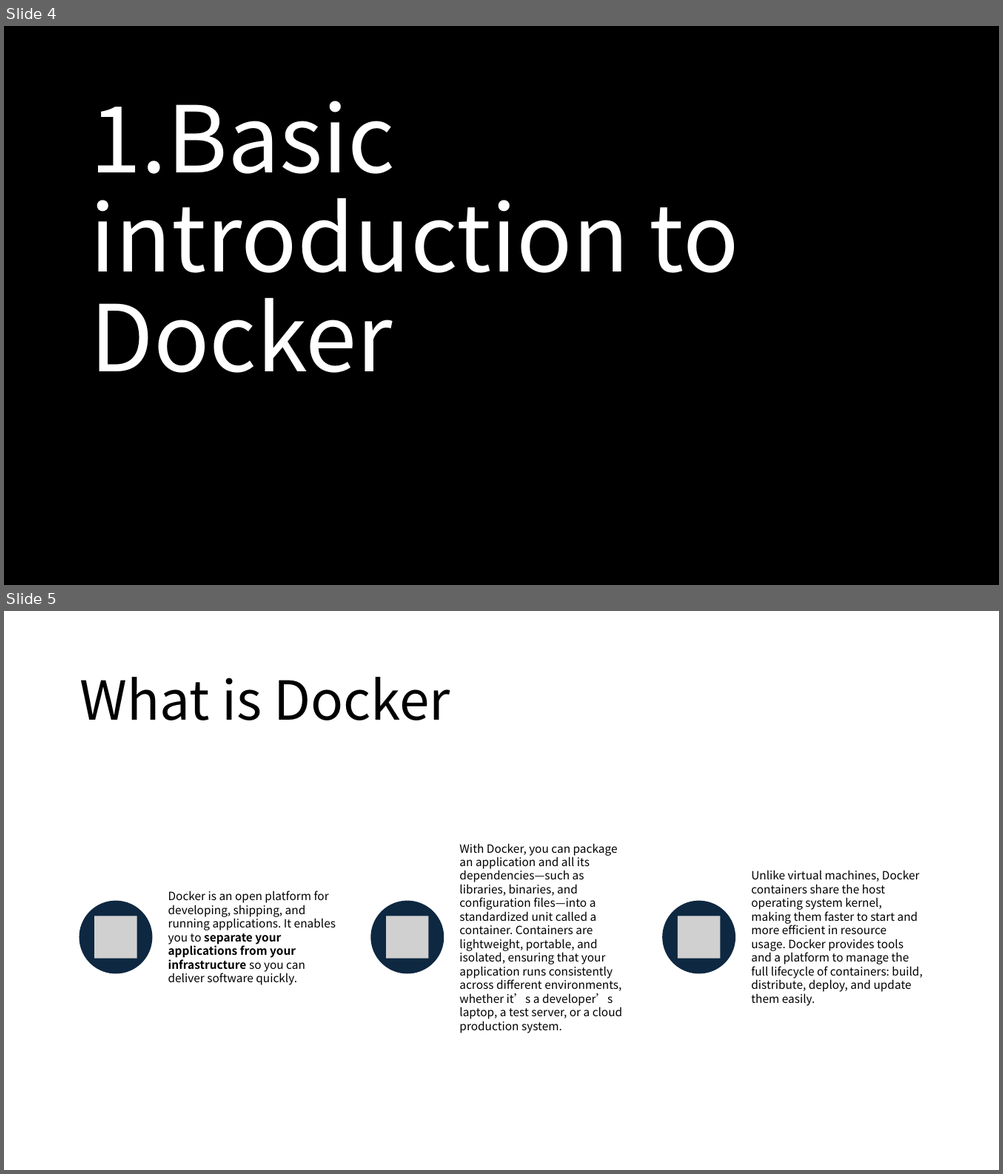
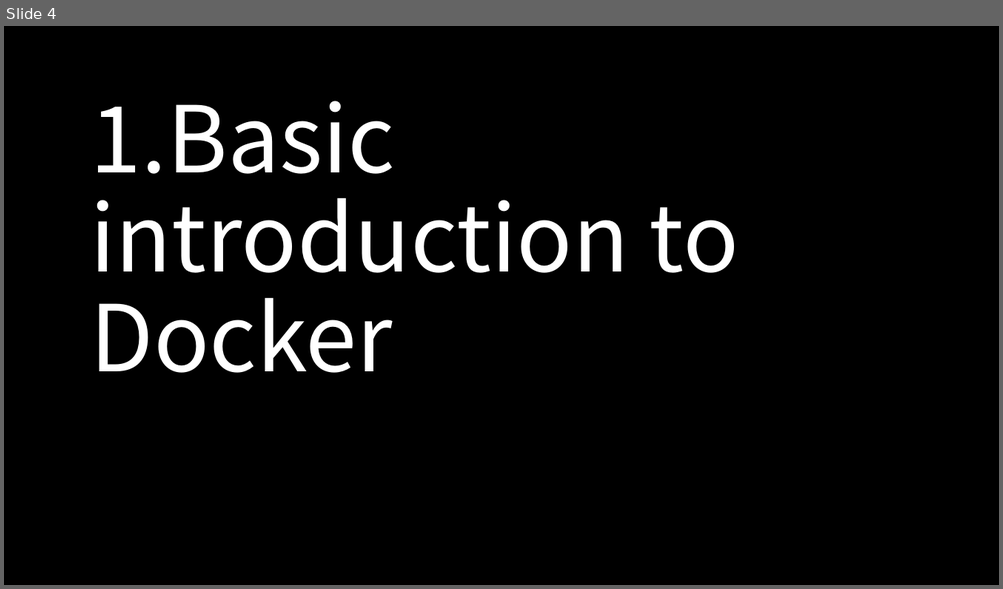
Before and after one commit to CompPsyUnion/2526-weekly-session, a slide deck: Contents/Docker/slide/Docker演示.pptx. Shown one above the other, each under a label of ours: slides 4 and 5 before the commit, slide 4 after it. The pictures are 1003x1174 and 1003x589 pixels, drawn with LibreOffice and Linux fonts; fonts in the diff are those of the drawing; grey boxes stand for pictures; background and template pictures are left out. Boxes give left, top, right and bottom in pixels: in the first picture for what was removed or moved away, otherwise in the second. Text is boxed around its words. In the diff, an @@ line names an element or a change of style, - is before the commit and + after.

```diff
--- a/Contents/Docker/slide/Docker演示.pptx
+++ b/Contents/Docker/slide/Docker演示.pptx
@@ slide 5 removed at (4, 611, 999, 1170), background #FFFFFF @@
@@ title removed at (79, 677, 449, 721) @@
-What is Docker
@@ group removed at (79, 843, 922, 1034): 3 ellipses, 3 pictures, 3 texts @@
-Docker is an open platform for developing, shipping, and running applications. It enables you to separate your applications from your infrastructure so you can deliver software quickly.
-With Docker, you can package an application and all its dependencies—such as libraries, binaries, and configuration files—into a standardized unit called a container. Containers are lightweight, portable, and isolated, ensuring that your application runs consistently across different environments, whether it’s a developer’s laptop, a test server, or a cloud production system.
-Unlike virtual machines, Docker containers share the host operating system kernel, making them faster to start and more efficient in resource usage. Docker provides tools and a platform to manage the full lifecycle of containers: build, distribute, deploy, and update them easily.
```
Also in this commit, not shown: 4 slides changed, 4 slides added, 1 other slide removed, 1 other file.
